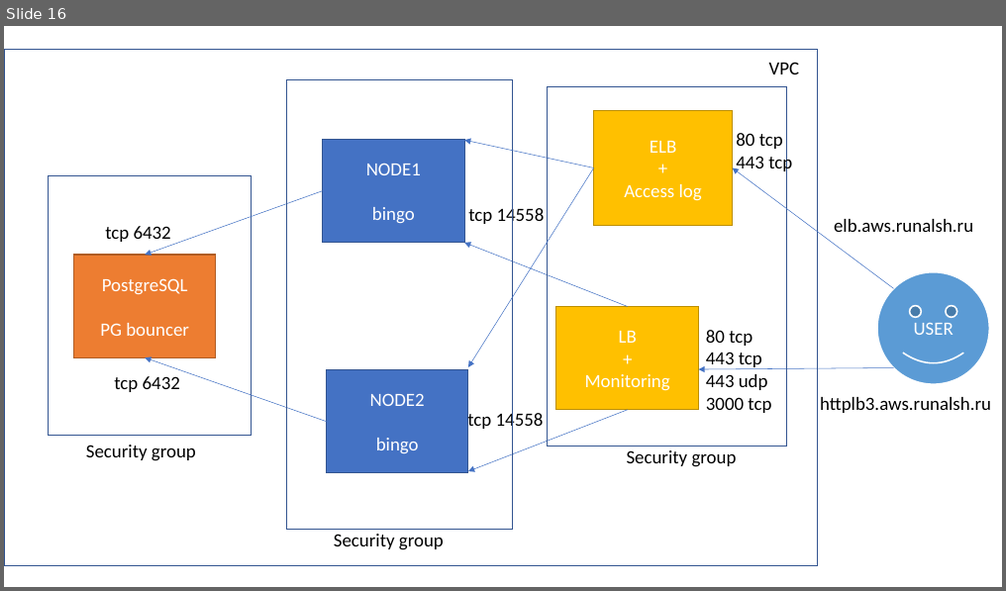
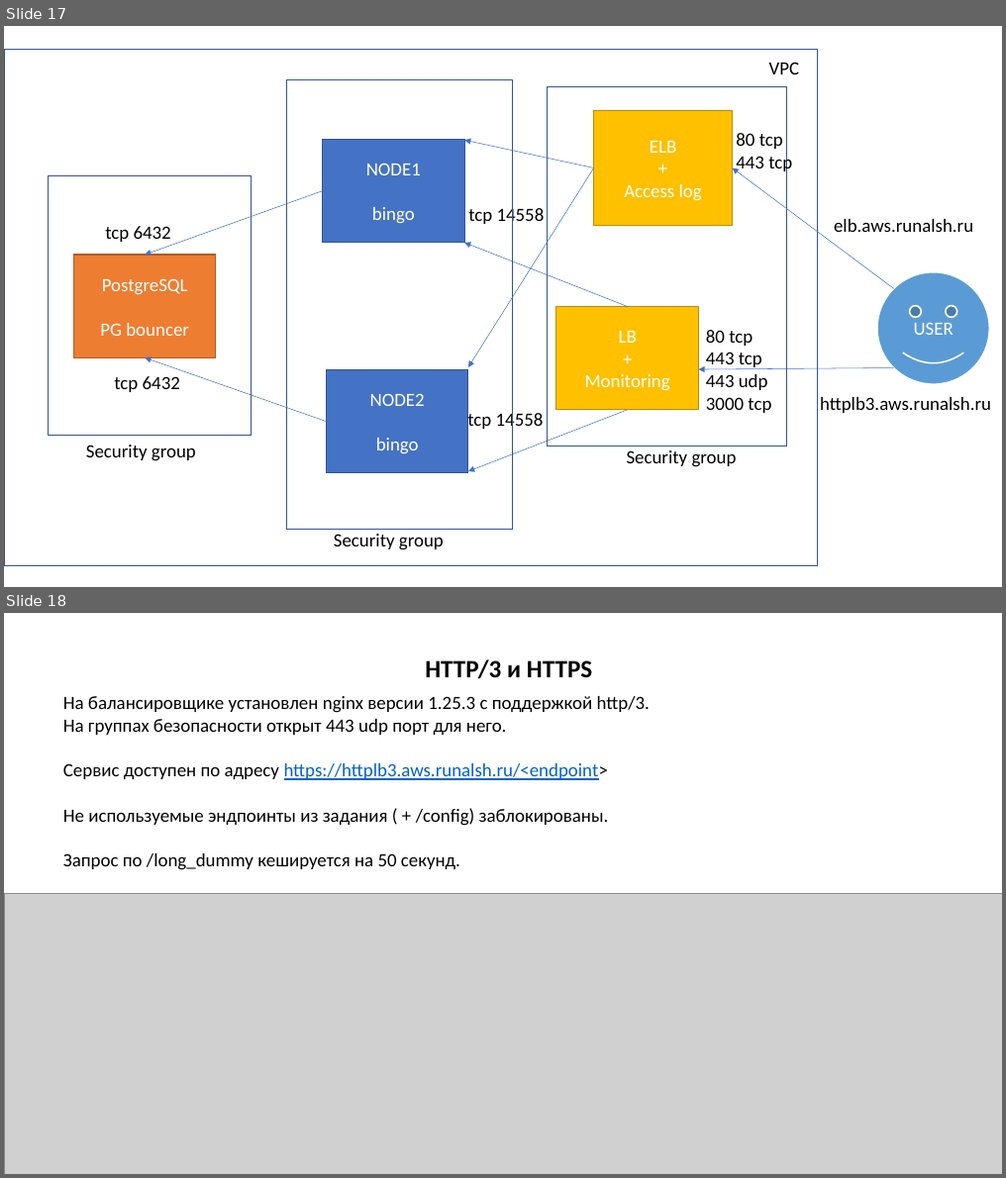
Before and after one commit to runalsh/yandex-young-devops-training, a slide deck: presentation.pptx. Shown one above the other, each under a label of ours: slide 16 before the commit, slides 17 and 18 after it. The pictures are 1006x591 and 1006x1178 pixels, drawn with LibreOffice and Linux fonts; fonts in the diff are those of the drawing; grey boxes stand for pictures. Boxes give left, top, right and bottom in pixels: in the first picture for what was removed or moved away, otherwise in the second. Text is boxed around its words. In the diff, an @@ line names an element or a change of style, - is before the commit and + after.

```diff
--- a/presentation.pptx
+++ b/presentation.pptx
@@ slide 18 added at [4,613,1002,1174], background #FFFFFF @@
@@ text added at [425,660,592,678], 24 pt, text #000000, bold @@
+HTTP/3 и HTTPS
@@ text added at [63,696,649,870], 18 pt, text #000000 @@
+На балансировщике установлен nginx версии 1.25.3 с поддержкой http/3.
+На группах безопасности открыт 443 udp порт для него.
+Сервис доступен по адресу https://httplb3.aws.runalsh.ru/<endpoint>
+Не используемые эндпоинты из задания ( + /config) заблокированы.
+Запрос по /long_dummy кешируется на 50 секунд.
@@ picture added at [4,894,1002,1174] @@
@@ what was slide 16 is now slide 17 @@
```
Also in this commit, not shown: 1 slide changed, 7 other slides added, 4 slides removed, 19 other files.
